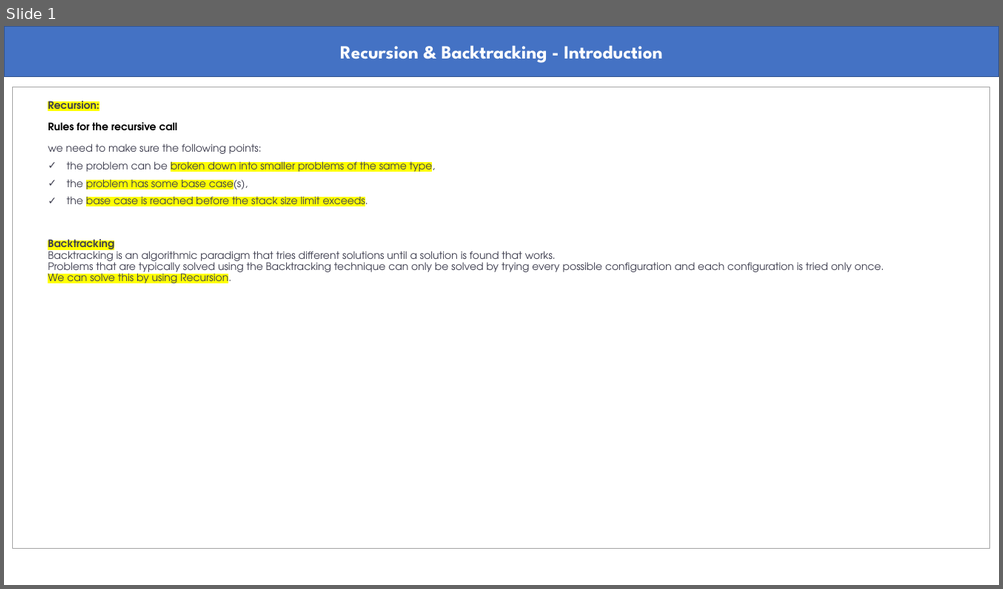
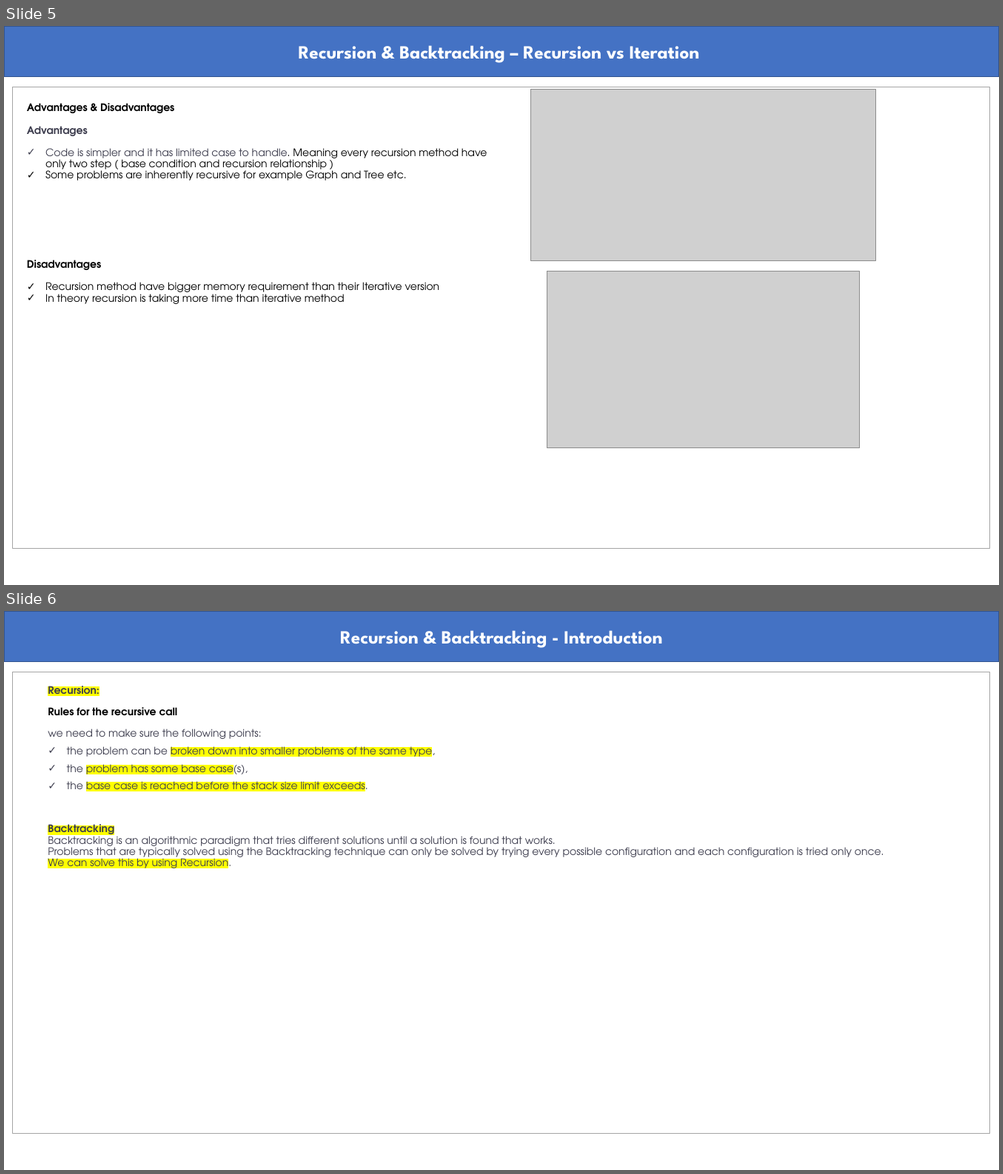
Before and after one commit to abmishra1234/4AM_Club_Coding, a slide deck: RecursionAndBacktracking/Recursion_Backtracking.pptx. Shown one above the other, each under a label of ours: slide 1 before the commit, slides 5 and 6 after it. The pictures are 1003x589 and 1003x1174 pixels, drawn with LibreOffice and Linux fonts; fonts in the diff are those of the drawing; grey boxes stand for pictures. Boxes give left, top, right and bottom in pixels: in the first picture for what was removed or moved away, otherwise in the second. Text is boxed around its words. In the diff, an @@ line names an element or a change of style, - is before the commit and + after.

```diff
--- a/RecursionAndBacktracking/Recursion_Backtracking.pptx
+++ b/RecursionAndBacktracking/Recursion_Backtracking.pptx
@@ slide 5 added at (x1=4, y1=26, x2=999, y2=585), background #FFFFFF @@
@@ rectangle added at (x1=4, y1=26, x2=999, y2=77), fill #4472C4, outline #325491 1 pt, 18 pt, text #FFFFFF, bold @@
+Recursion & Backtracking – Recursion vs Iteration
@@ rectangle added at (x1=12, y1=87, x2=990, y2=549), outline #A5A5A5 0.75 pt @@
@@ picture added at (x1=531, y1=89, x2=876, y2=261) @@
@@ text added at (x1=27, y1=103, x2=487, y2=304), 10 pt, text #000000 @@
+Advantages & Disadvantages
+Advantages
+✓ Code is simpler and it has limited case to handle. Meaning every recursion method have only two step ( base condition and recursion relationship )
+✓ Some problems are inherently recursive for example Graph and Tree etc.
+Disadvantages
+✓ Recursion method have bigger memory requirement than their Iterative version
+✓ In theory recursion is taking more time than iterative method
@@ picture added at (x1=547, y1=272, x2=859, y2=449) @@
@@ what was slide 1 is now slide 6 @@
```
Also in this commit, not shown: 1 slide changed, 4 other slides added.
